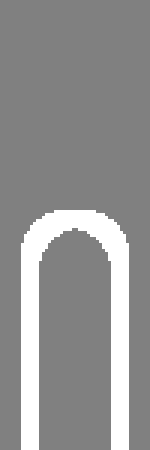
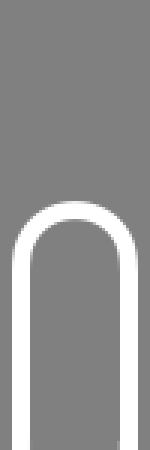
Comparing the layer stacks of the two (150, 450) images. Changes:
painted on "Layer" over bbox(12, 201, 138, 450)
